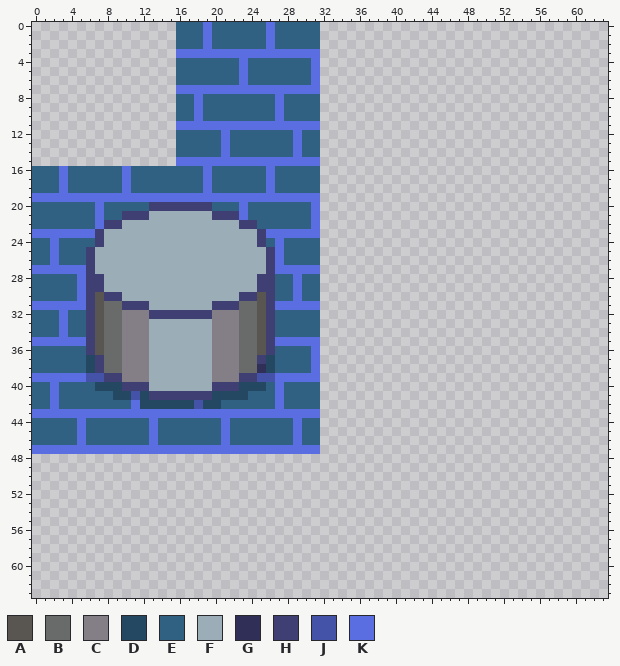
Two versions of one pixel-art sprite, assets/level.png. Above: the version before the commit.
The file is 64x64 pixels.
Palette (. is transparent): A #595652  B #696a6a  C #847e87  D #244861  E #306082  F #9badb7  G #2f2f57  H #3f3f74  J #4452a8  K #5b6ee1
Pixels before (only the part around the change), first column x 24:
 0 EEKEEEEE................................
 1 EEKEEEEE................................
 2 EEKEEEEE................................
 3 KKKKKKKK................................
 4 EEEEEEEK................................
 5 EEEEEEEK................................
 6 EEEEEEEK................................
 7 KKKKKKKK................................
 8 EEEKEEEE................................
 9 EEEKEEEE................................
10 EEEKEEEE................................
11 KKKKKKKK................................
12 EEEEEKEE................................
13 EEEEEKEE................................
14 EEEEEKEE................................
15 KKKKKKKK................................
16 EEKEEEEE................................
17 EEKEEEEE................................
18 EEKEEEEE................................
19 KKKKKKKK................................
20 EEEEEEEK................................
21 EEEEEEEK................................
22 HEEEEEEK................................
23 FHKKKKKK................................
24 FHEKEEEE................................
25 FFHKEEEE................................
26 FFHKEEEE................................
27 FFHKKKKK................................
28 FHHEEKEE................................
29 FHHEEKEE................................
30 HAHEEKEE................................
31 BAHKKKKK................................
32 BAHEEEEE................................
33 BAHEEEEE................................
34 BAHEEEEE................................
35 BAHKKKKK................................
36 BAHEEEEK................................
37 BHDEEEEK................................
38 BGDEEEEK................................
39 HJJKKKKK................................
40 DDEKEEEE................................
41 EEEKEEEE................................
The same view after the edit:
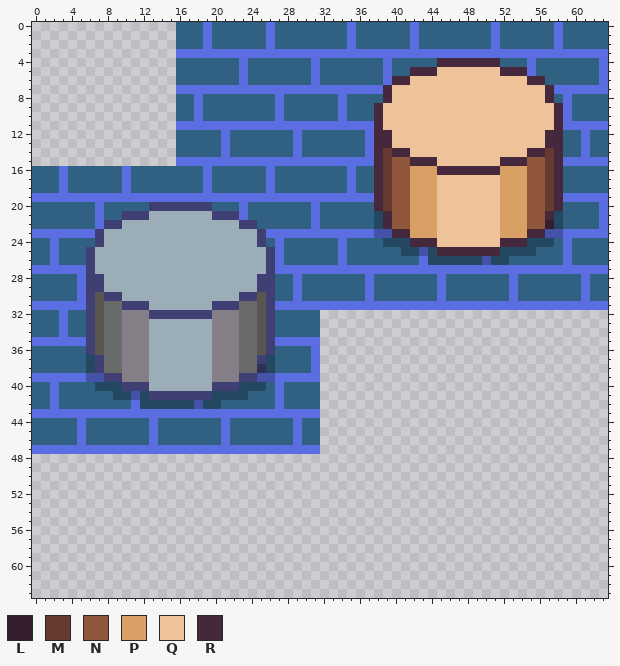
Colours new in this view: L #341e2d  M #663931  N #8f563b  P #d9a066  Q #eec39a  R #45283c
What changed:
Changed rows in their new state; - is an unchanged pixel.
first column x 32:
 0 EEEKEEEEEEKEEEEEEEEKEEEEEEKEEEEE
 1 EEEKEEEEEEKEEEEEEEEKEEEEEEKEEEEE
 2 EEEKEEEEEEKEEEEEEEEKEEEEEEKEEEEE
 3 KKKKKKKKKKKKKKKKKKKKKKKKKKKKKKKK
 4 EEEEEEEKEEEEERRRRRRREEEKEEEEEEEK
 5 EEEEEEEKEERRRQQQQQQQRRRKEEEEEEEK
 6 EEEEEEEKRRQQQQQQQQQQQQQRREEEEEEK
 7 KKKKKKKRQQQQQQQQQQQQQQQQQRKKKKKK
 8 EEKEEEERQQQQQQQQQQQQQQQQQREKEEEE
 9 EEKEEERQQQQQQQQQQQQQQQQQQQRKEEEE
10 EEKEEERQQQQQQQQQQQQQQQQQQQRKEEEE
11 KKKKKKRQQQQQQQQQQQQQQQQQQQRKKKKK
12 EEEEEKRRQQQQQQQQQQQQQQQQQRREEKEE
13 EEEEEKRRQQQQQQQQQQQQQQQQQRREEKEE
14 EEEEEKRMRRQQQQQQQQQQQQQRRMREEKEE
15 KKKKKKRMNNRRRQQQQQQQRRRNNMRKKKKK
16 EEEKEERMNNPPPRRRRRRRPPPNNMREEEEE
17 EEEKEERMNNPPPQQQQQQQPPPNNMREEEEE
18 EEEKEERMNNPPPQQQQQQQPPPNNMREEEEE
19 KKKKKKRMNNPPPQQQQQQQPPPNNMRKKKKK
20 EEEEEERMNNPPPQQQQQQQPPPNNMREEEEK
21 EEEEEEDRNNPPPQQQQQQQPPPNNRDEEEEK
22 EEEEEEDRNNPPPQQQQQQQPPPNNLDEEEEK
23 KKKKKKJJRRPPPQQQQQQQPPPRRJJKKKKK
24 EEKEEEEDDDRRRQQQQQQQRRRDDDEKEEEE
25 EEKEEEEEEDDJDRRRRRRRDDDDEEEKEEEE
26 EEKEEEEEEEEKDDDDDDJDDEEEEEEKEEEE
27 KKKKKKKKKKKKKKKKKKKKKKKKKKKKKKKK
28 EEEEEKEEEEEEEKEEEEEEEKEEEEEEEKEE
29 EEEEEKEEEEEEEKEEEEEEEKEEEEEEEKEE
30 EEEEEKEEEEEEEKEEEEEEEKEEEEEEEKEE
31 KKKKKKKKKKKKKKKKKKKKKKKKKKKKKKKK
